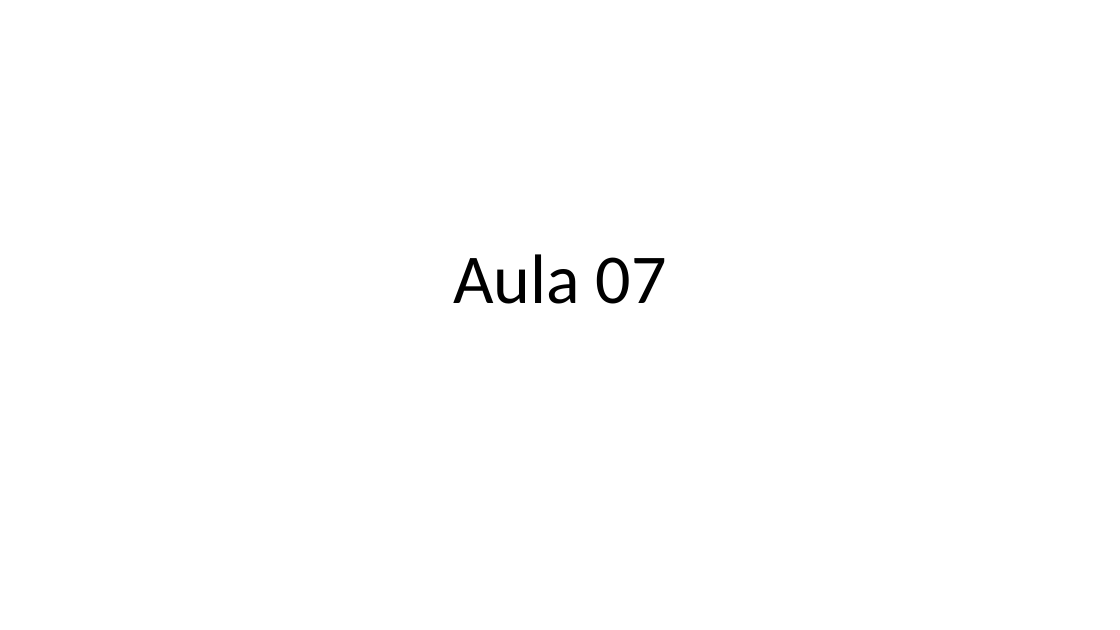
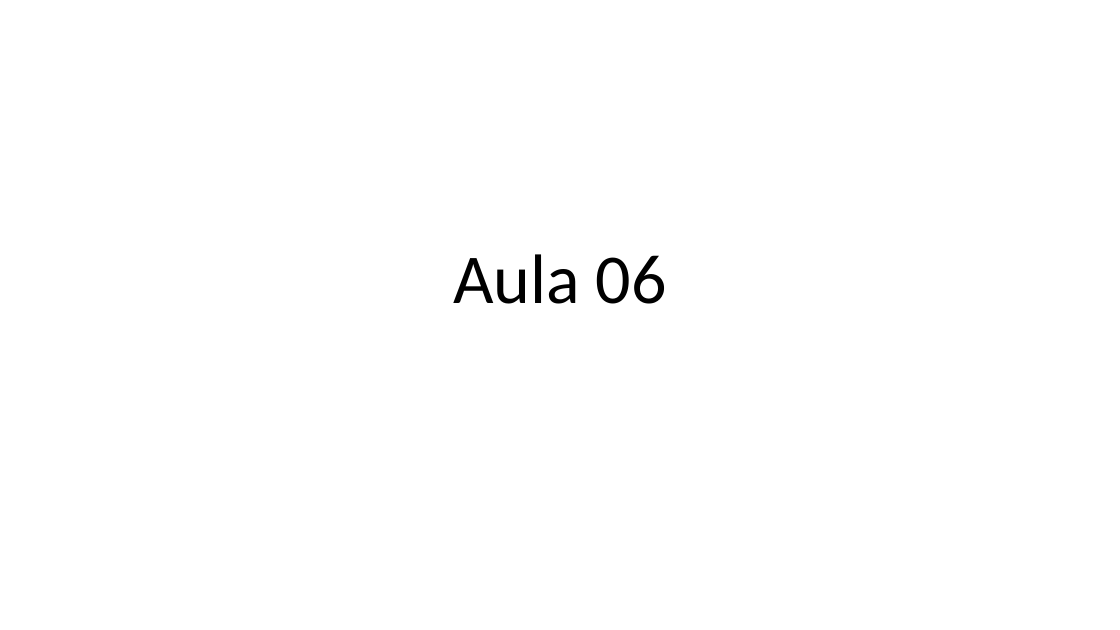
Before and after one commit to Isaquedias1/2026-1sem-ADS-PensamentoLogicoComputacional, a slide deck: slide 1 of Aula 06.pptx. Drawn at 1120x630 pixels with LibreOffice and Linux fonts; fonts in the diff are those of the drawing. Boxes give left, top, right and bottom in pixels: in the first picture for what was removed or moved away, otherwise in the second. Text is boxed around its words. In the diff, an @@ line names an element or a change of style, - is before the commit and + after.

```diff
--- a/Aula 06.pptx
+++ b/Aula 06.pptx
@@ title at [453,254,667,304]: text changed @@
-Aula 07
+Aula 06
```
Also in this commit, not shown: 48 other files.
